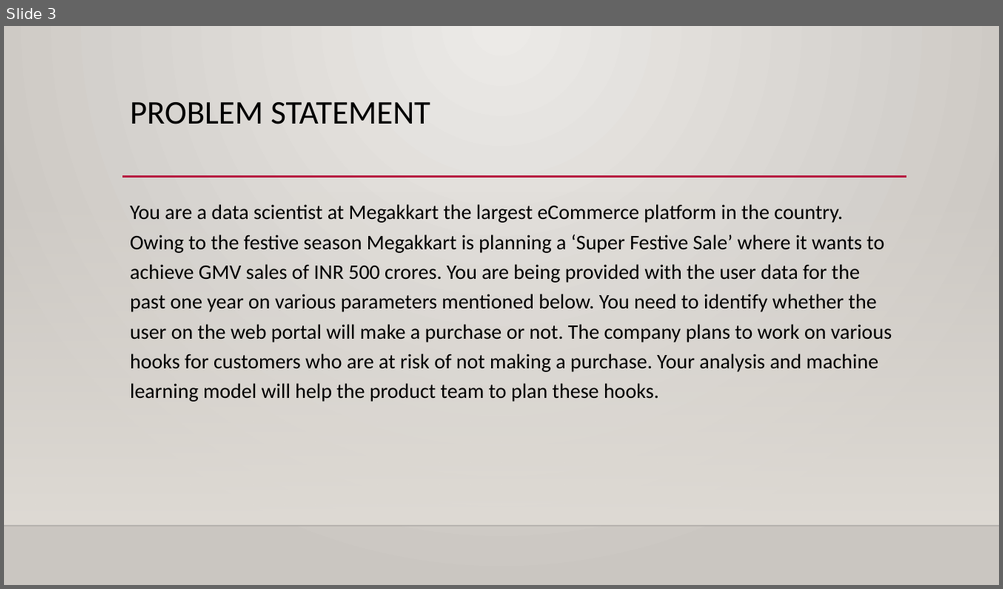
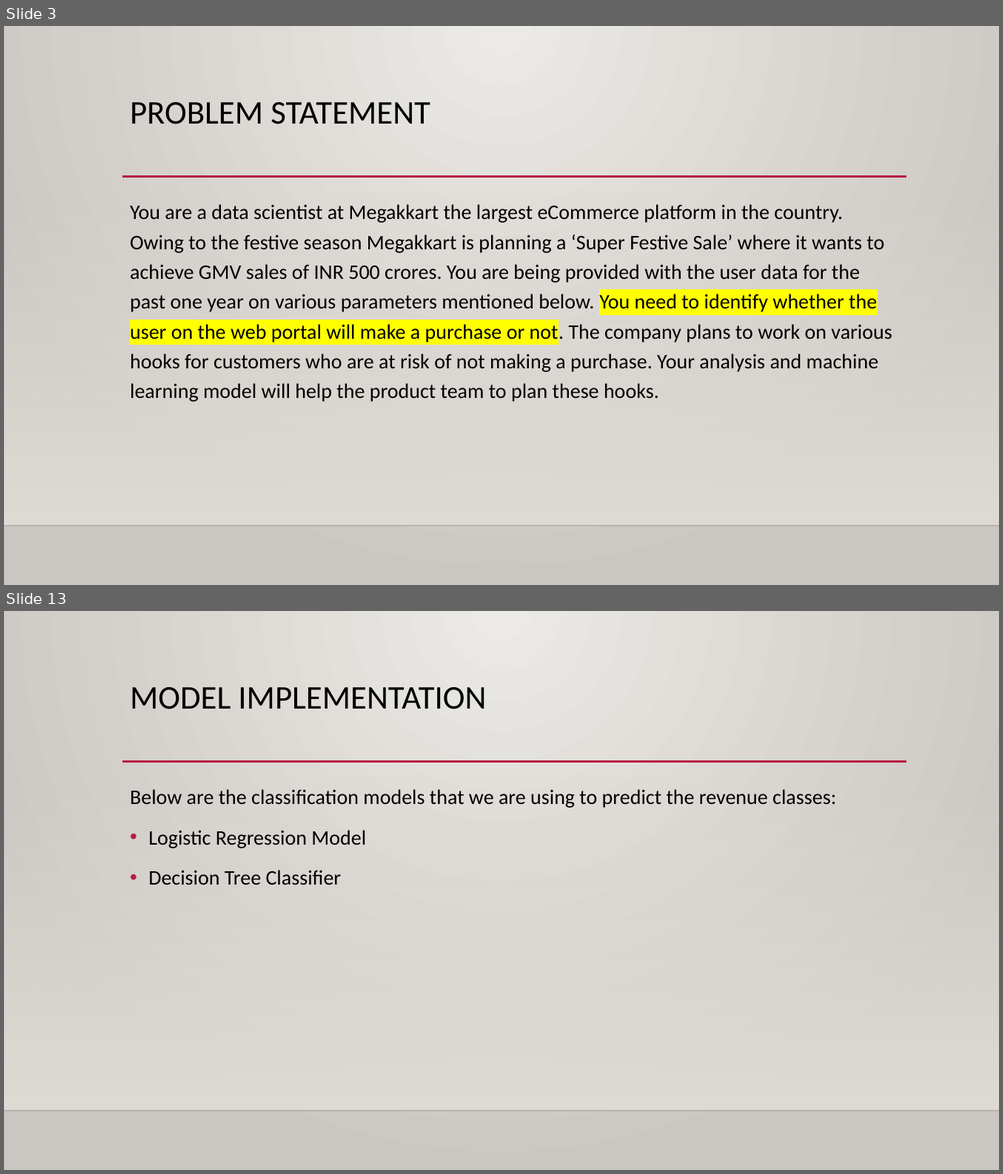
Before and after one commit to mbhoge/ml-hackathon-1, a slide deck: Data Fanatics Team - Data Analysis.pptx. Shown one above the other, each under a label of ours: slide 3 before the commit, slides 3 and 13 after it; the slides between them are not shown. The pictures are 1003x589 and 1003x1174 pixels, drawn with LibreOffice and Linux fonts; fonts in the diff are those of the drawing; background and template pictures are left out. Boxes give left, top, right and bottom in pixels: in the first picture for what was removed or moved away, otherwise in the second. Text is boxed around its words. In the diff, an @@ line names an element or a change of style, - is before the commit and + after.

```diff
--- a/Data Fanatics Team - Data Analysis.pptx
+++ b/Data Fanatics Team - Data Analysis.pptx
@@ slide 13 added at (4,611,999,1170), background gradient #ECEAE7 to #CAC7C1; not listed: 3 template elements that a slide beside it also shows @@
@@ title added at (130,687,486,709), 32 pt, text #000000 @@
+MODEL IMPLEMENTATION
@@ text added at (130,789,836,885), 20 pt, text #000000 @@
+Below are the classification models that we are using to predict the revenue classes:
+• Logistic Regression Model
+• Decision Tree Classifier
@@ slide 3 changed as well @@
@@ text "You are a data scientist ..." at (130,204,891,402): highlight none to #FFFF00 in "You need to identify whether the user ..." @@
```
Also in this commit, not shown: 3 other slides changed, 11 other slides added, 5 other files.
